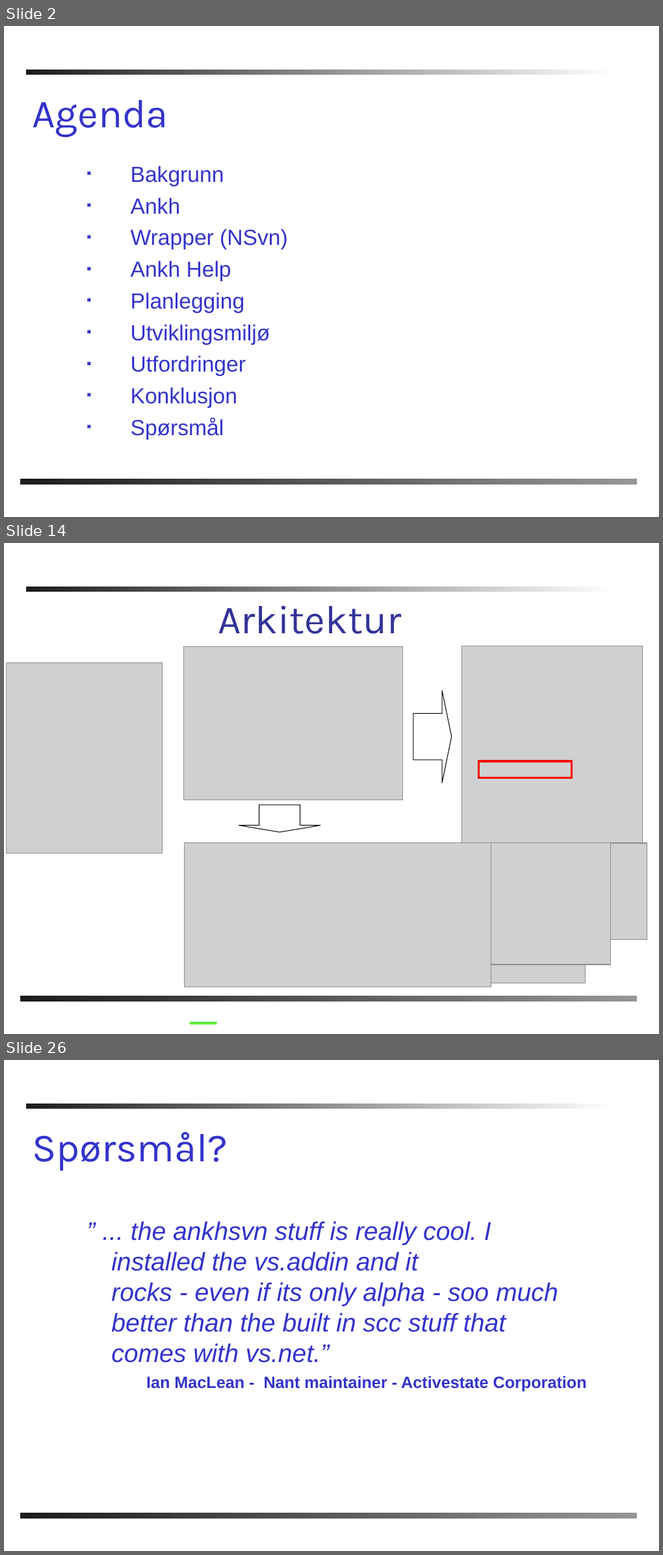
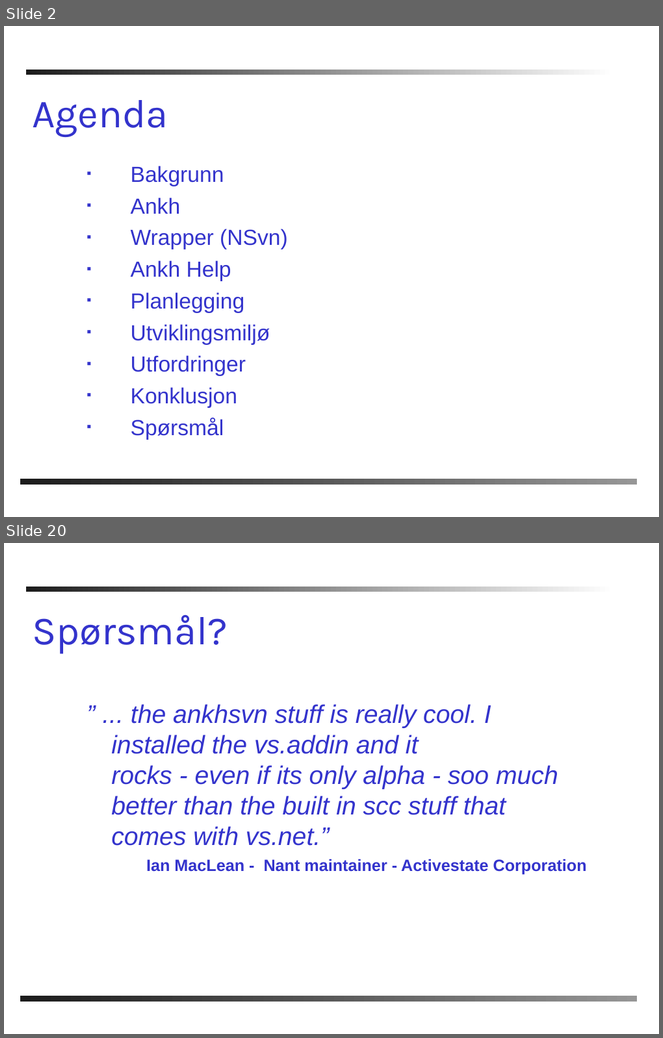
Before and after one commit to AnkhSVN/AnkhSVN, a slide deck: doc/powerpoint/Subversion_addin_for_VS.NET.ppt. Shown one above the other, each under a label of ours: slides 2, 14 and 26 before the commit, slides 2 and 20 after it; the slides between them are not shown. The pictures are 663x1555 and 663x1038 pixels, drawn with LibreOffice and Linux fonts; fonts in the diff are those of the drawing; grey boxes stand for pictures; background and template pictures are left out. Boxes give left, top, right and bottom in pixels: in the first picture for what was removed or moved away, otherwise in the second. Text is boxed around its words. In the diff, an @@ line names an element or a change of style, - is before the commit and + after.

```diff
--- a/doc/powerpoint/Subversion_addin_for_VS.NET.ppt
+++ b/doc/powerpoint/Subversion_addin_for_VS.NET.ppt
@@ slide 14 removed at [4, 543, 659, 1034], background #FFFFFF; not listed: 2 template elements that a slide beside it also shows @@
@@ title removed at [218, 605, 402, 634] @@
-Arkitektur
@@ picture removed at [183, 646, 402, 800] @@
@@ picture removed at [462, 646, 643, 843] @@
@@ picture removed at [7, 663, 163, 853] @@
@@ right arrow removed at [414, 691, 451, 783] @@
@@ rectangle removed at [479, 761, 572, 778] @@
@@ down arrow removed at [239, 805, 321, 833] @@
@@ picture removed at [184, 843, 491, 987] @@
@@ picture removed at [189, 843, 504, 952] @@
@@ picture removed at [189, 843, 594, 895] @@
@@ picture removed at [189, 843, 648, 939] @@
@@ picture removed at [189, 843, 585, 982] @@
@@ picture removed at [189, 843, 610, 965] @@
@@ line removed from (189, 1023) to (217, 1023) @@
@@ what was slide 26 is now slide 20 @@
```
Also in this commit, not shown: 15 slides changed, 2 slides added, 7 other slides removed.
